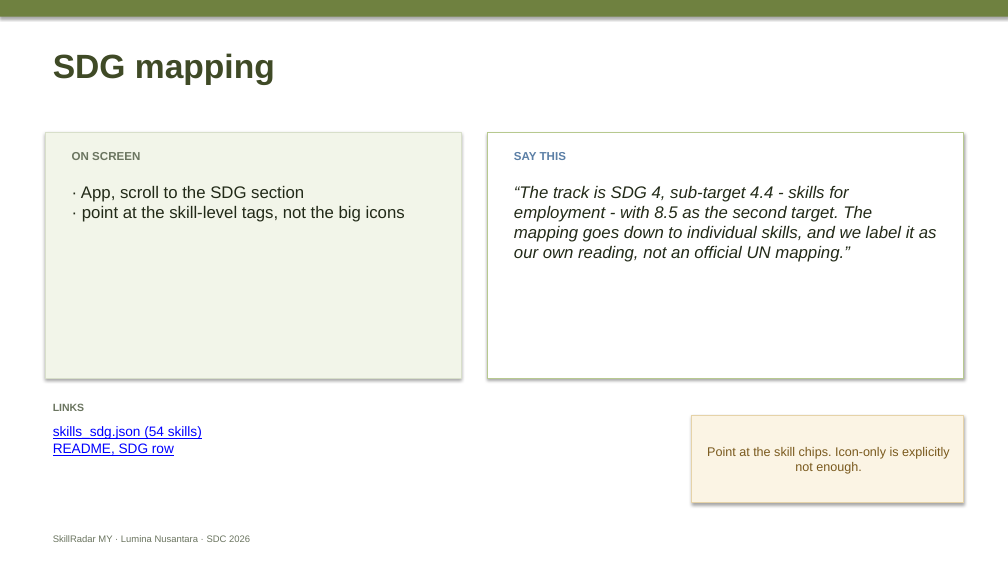
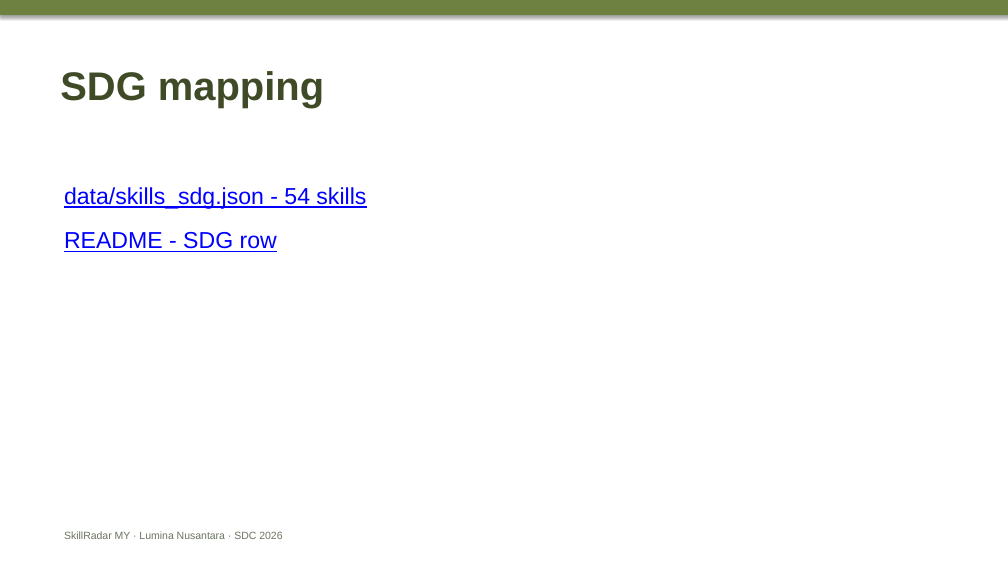
Before and after one commit to douyinlin/sdc2026-lumina-nusantara, a slide deck: slide 5 of team/CUE_DECK_4min10_to_6min.pptx. Drawn at 1008x567 pixels with LibreOffice and Linux fonts; fonts in the diff are those of the drawing. Boxes give left, top, right and bottom in pixels: in the first picture for what was removed or moved away, otherwise in the second. Text is boxed around its words. In the diff, an @@ line names an element or a change of style, - is before the commit and + after.

Commit message:
docs(team): strip the cue deck to title plus links

```diff
--- a/team/CUE_DECK_4min10_to_6min.pptx
+++ b/team/CUE_DECK_4min10_to_6min.pptx
@@ text "SDG mapping": place and size @@
-text "SDG mapping" at [53,53,275,85]
+text "SDG mapping" at [60,71,324,108]
@@ text "SDG mapping" at [60,71,324,108]: size 32 to 38 pt @@
@@ rectangle removed at [45,132,461,378] @@
@@ rectangle removed at [488,132,964,378] @@
@@ text removed at [72,152,140,160] @@
-ON SCREEN
@@ text removed at [514,152,566,160] @@
-SAY THIS
@@ text at [64,187,366,252]: text changed; size 13 to 22 pt @@
-skills_sdg.json (54 skills)
-README, SDG row
+data/skills_sdg.json - 54 skills
+README - SDG row
@@ text removed at [81,186,405,222] @@
-· App, scroll to the SDG section
-· point at the skill-level tags, not the big icons
@@ text removed at [514,186,937,262] @@
-“The track is SDG 4, sub-target 4.4 - skills for employment - with 8.5 as the second target. The mapping goes down to individual skills, and we label it as our own reading, not an official UN mapping.”
@@ text removed at [53,403,84,411] @@
-LINKS
@@ rectangle removed at [692,416,964,503] @@
-Point at the skill chips. Icon-only is explicitly not enough.
@@ text "SkillRadar MY · Lumina Nusantara ...": place and size @@
-text "SkillRadar MY · Lumina Nusantara ..." at [53,535,250,542]
+text "SkillRadar MY · Lumina Nusantara ..." at [64,531,282,539]
@@ text "SkillRadar MY · Lumina Nusantara ..." at [64,531,282,539]: size 9 to 10 pt @@
```
Also in this commit, not shown: 6 other slides changed, 2 other files.
